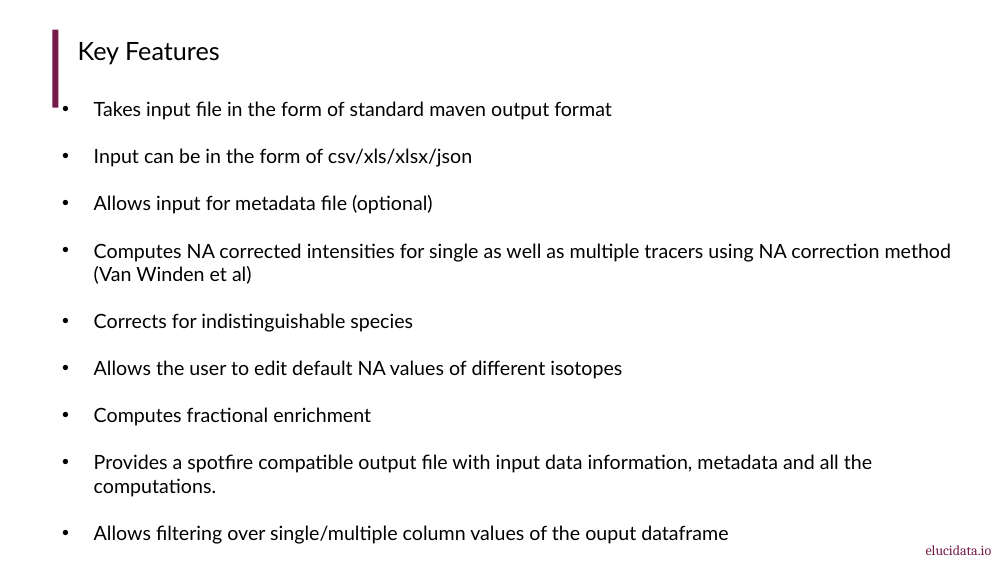
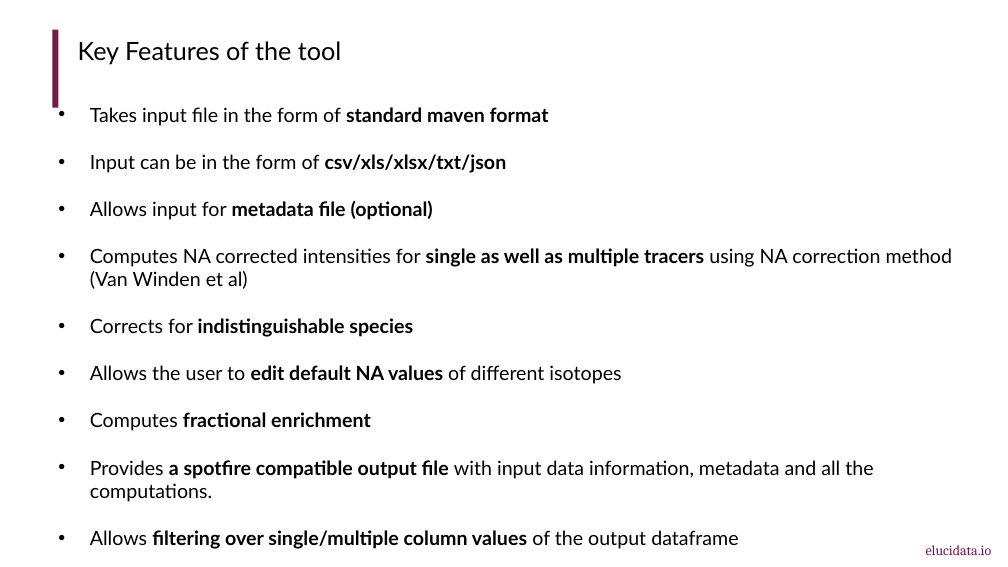
Before and after one commit to ElucidataInc/corna, a slide deck: slide 3 of 06092016_NACorrection_Update.pptx (slide 2 before the commit). Drawn at 1008x567 pixels with LibreOffice and Linux fonts; fonts in the diff are those of the drawing. Boxes give left, top, right and bottom in pixels: in the first picture for what was removed or moved away, otherwise in the second. Text is boxed around its words. In the diff, an @@ line names an element or a change of style, - is before the commit and + after.

```diff
--- a/06092016_NACorrection_Update.pptx
+++ b/06092016_NACorrection_Update.pptx
@@ text at (78,41,342,65): text changed @@
-Key Features
+Key Features of the tool
@@ text at (90,107,549,173): text changed @@
-• Takes input file in the form of standard maven output format
-• Input can be in the form of csv/xls/xlsx/json
+• Takes input file in the form of standard maven format
+• Input can be in the form of csv/xls/xlsx/txt/json
@@ text at (90,201,953,502): bold on in "metadata file (optional)", "single as well as multiple tracers", "indistinguishable species", "edit default NA values" and 2 more places @@
@@ text at (90,530,738,549): text changed; bold on @@
-• Allows filtering over single/multiple column values of the ouput dataframe
+• Allows filtering over single/multiple column values of the output dataframe
```
Also in this commit, not shown: 2 other slides changed, 2 slides added, 1 slide removed, 4 other files.
